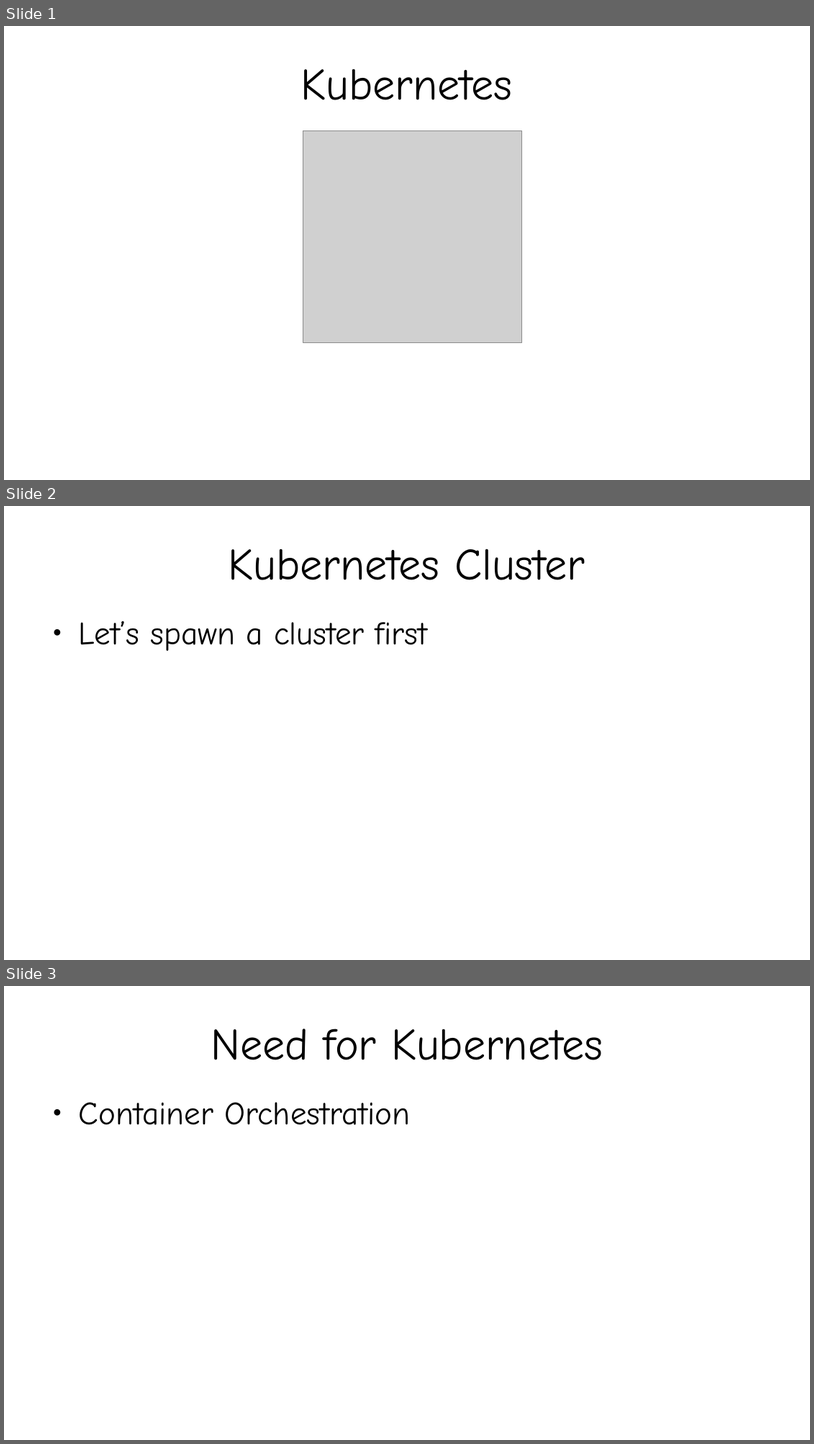
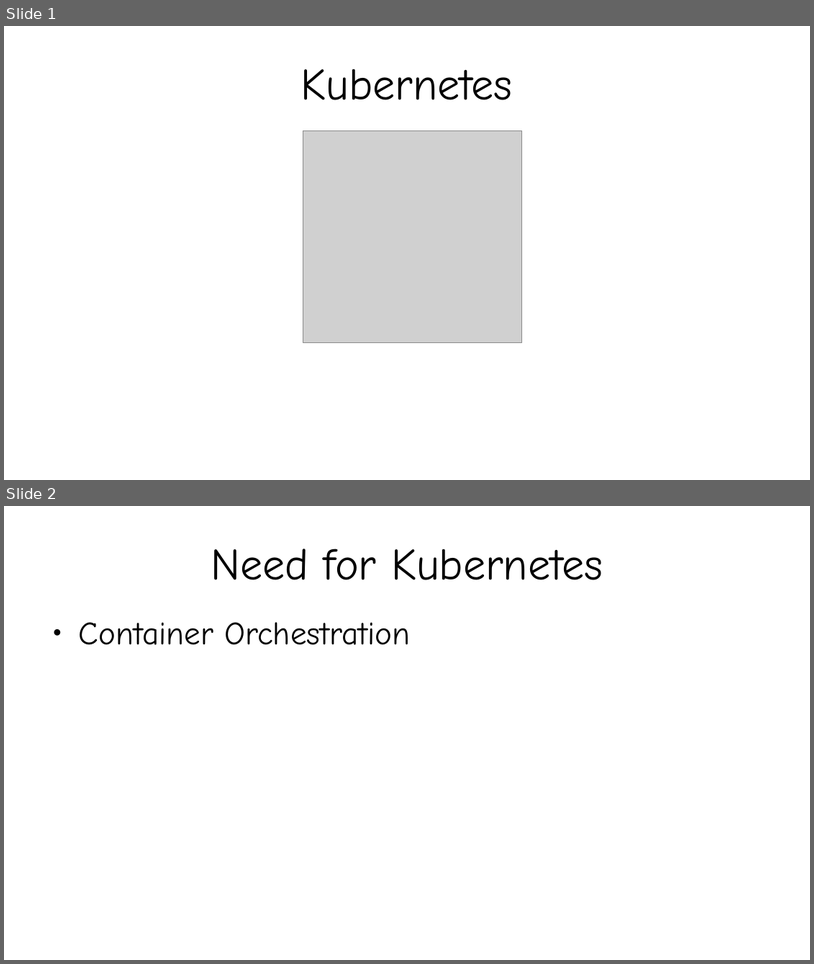
Before and after one commit to kislaykishore/microservices, a slide deck: Kubernetes.odp. Shown one above the other, each under a label of ours: slides 1, 2 and 3 before the commit, slides 1 and 2 after it. The pictures are 814x1444 and 814x964 pixels, drawn with LibreOffice and Linux fonts; fonts in the diff are those of the drawing; grey boxes stand for pictures. Boxes give left, top, right and bottom in pixels: in the first picture for what was removed or moved away, otherwise in the second. Text is boxed around its words. In the diff, an @@ line names an element or a change of style, - is before the commit and + after.

```diff
--- a/Kubernetes.odp
+++ b/Kubernetes.odp
@@ slide 2 removed at (4,506,810,960), background #FFFFFF @@
@@ title removed at (229,548,585,580) @@
-Kubernetes Cluster
@@ text removed at (79,620,427,651) @@
-● Let’s spawn a cluster first
@@ what was slide 3 is now slide 2 @@
```
Also in this commit, not shown: 2 other slides removed, 1 other file.
